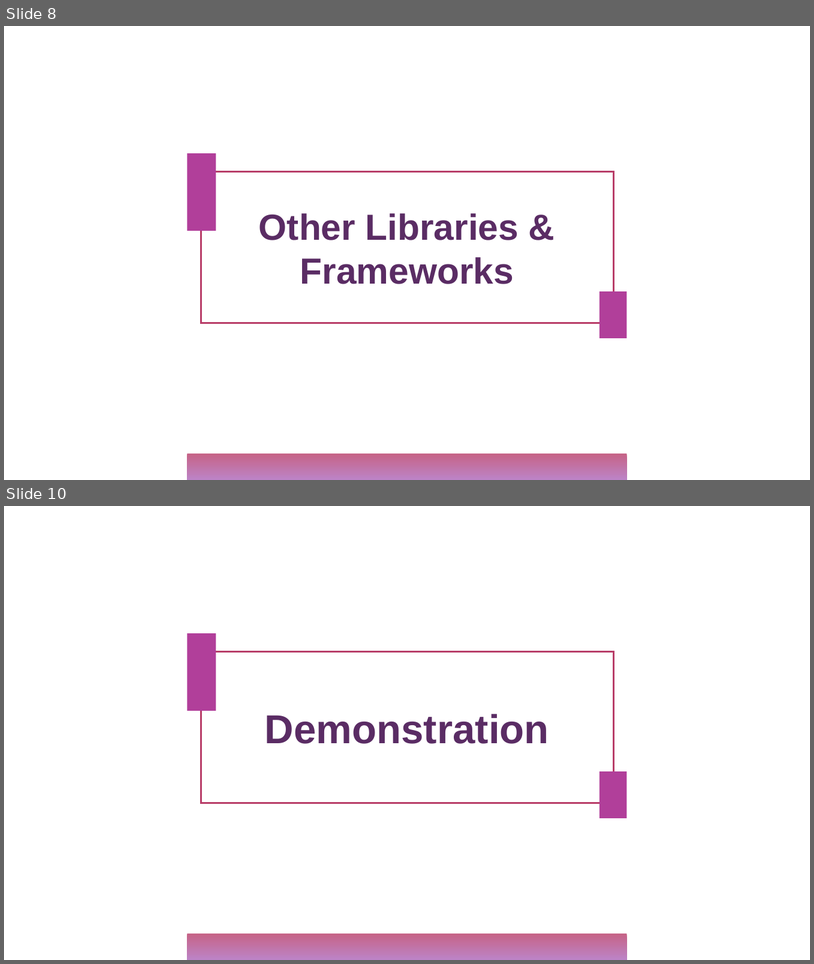
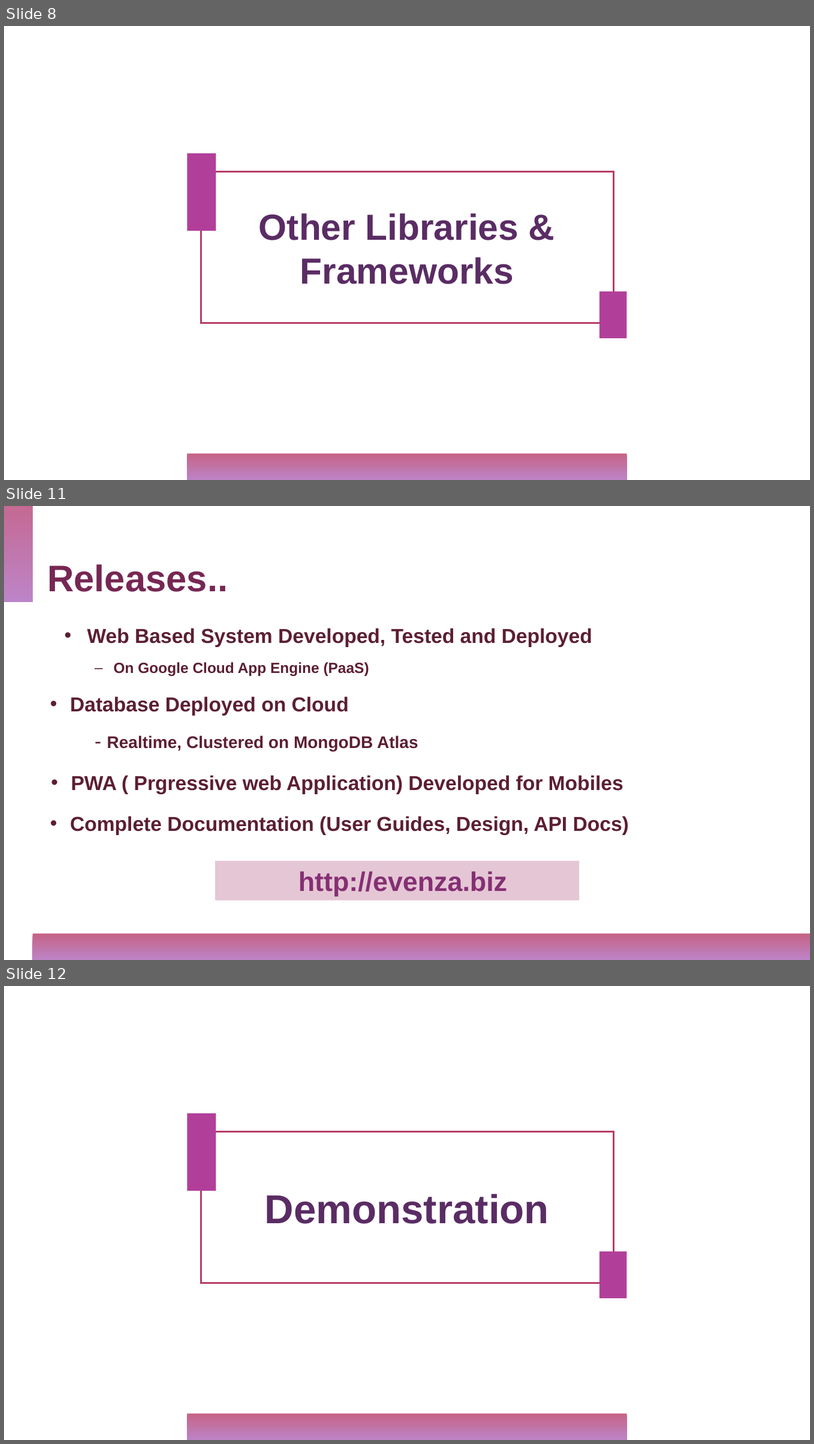
Before and after one commit to cmadusankahw/evenza-MEAN-frontend, a slide deck: Docs/evenza,pptx.pptx. Shown one above the other, each under a label of ours: slides 8 and 10 before the commit, slides 8, 11 and 12 after it; the slides between them are not shown. The pictures are 814x964 and 814x1444 pixels, drawn with LibreOffice and Linux fonts; fonts in the diff are those of the drawing. Boxes give left, top, right and bottom in pixels: in the first picture for what was removed or moved away, otherwise in the second. Text is boxed around its words. In the diff, an @@ line names an element or a change of style, - is before the commit and + after.

```diff
--- a/Docs/evenza,pptx.pptx
+++ b/Docs/evenza,pptx.pptx
@@ slide 11 added at [4,506,810,960], background #FFFFFF @@
@@ rectangle added at [4,506,32,601], fill gradient #B83D68 to #AC66BB @@
@@ title added at [47,564,228,592], 44 pt, text #772754, bold @@
+Releases..
@@ text added at [87,628,593,676], 24 pt, text #5C1F34, bold @@
+• Web Based System Developed, Tested and Deployed
+  – On Google Cloud App Engine (PaaS)
@@ text added at [70,696,419,751], 20 pt, text #5C1F34, bold @@
+  • Database Deployed on Cloud
+    - Realtime, Clustered on MongoDB Atlas
@@ text added at [71,775,624,794], 24 pt, text #5C1F34, bold @@
+  • PWA ( Prgressive web Application) Developed for Mobiles
@@ text added at [70,816,629,835], 24 pt, text #5C1F34, bold @@
+  • Complete Documentation (User Guides, Design, API Docs)
@@ rectangle added at [215,861,579,900], fill #E5C6D5 @@
@@ text added at [299,871,507,896], 32 pt, text #852F73, bold @@
+http://evenza.biz
@@ rectangle added at [32,933,810,960], fill gradient #B83D68 to #AC66BB @@
@@ what was slide 10 is now slide 12 @@
```
Also in this commit, not shown: 3 slides changed, 1 other slide added, 15 other files.
